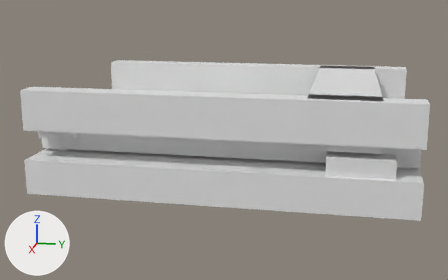
The glTF model assets/source/infrastructure/directorate/conveyors/models/io_in/flowing_lod2.glb: old version first, new version second.
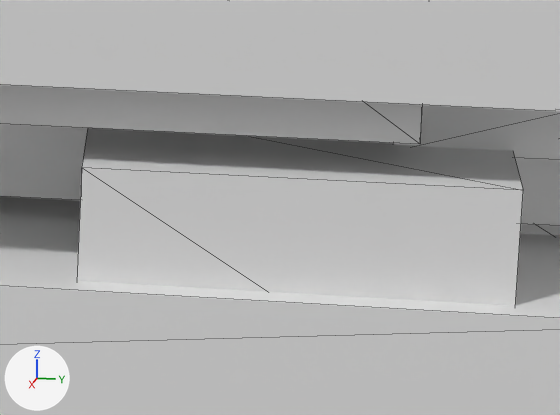
Each version appears first whole from a 50 mm camera at (0.3955, 0.0703, 0.4065) aimed at (0.0043, -0.0079, 0.3087), and next in a close-up on the part from 70% to 90% of the width and 47% to 70% of the height. Every picture has the same lights, and +X, +Y and +Z are marked at lower left. The last two pictures show the newer version. The close-ups show mesh edges as thin lines. Vertices at exactly the same position are counted once.

Before the edit, the objects in view are built like this:
```python
me_flowing_lod2 = bpy.data.meshes.new('flowing_lod2')
me_flowing_lod2.from_pydata(...)  # 132 vertices, 208 faces; spans x -0.078..0.078, y -0.111..0.111, z 0.289..0.35
ob_flowing_lod2 = bpy.data.objects.new('flowing_lod2', me_flowing_lod2)
ob_flowing_lod2.location = (0.0, 0.0, 0.0)
```
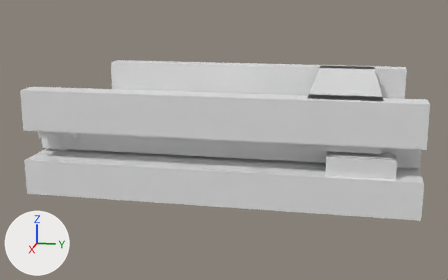
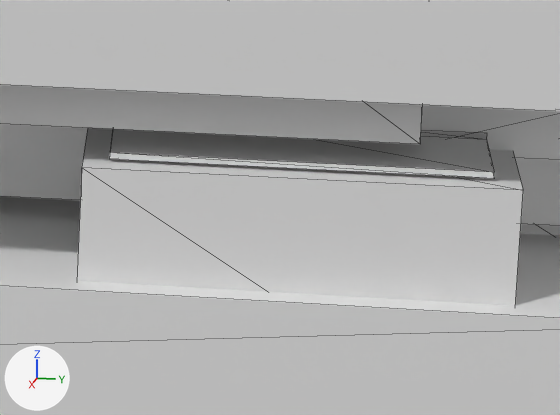
Boxes (x1, y1, x2, y2) around the edits, measured in the close-ups (560 x 415 px):
part 1 of me_flowing_lod2, added: after (109, 129, 494, 179)
part 2 of me_flowing_lod2, added: after (421, 130, 487, 139)

What the commit changed:
me_flowing_lod2 is used by ob_flowing_lod2; location (0.0, 0.0, 0.0).
me_flowing_lod2 had 132 vertices, 208 faces and spanned x -0.078..0.078, y -0.111..0.111, z 0.289..0.35.
me_flowing_lod2 now has 148 vertices, 232 faces and spans x -0.078..0.078, y -0.111..0.111, z 0.289..0.35.
me_flowing_lod2 part 1: a new loose piece, a box spanning x 0.05556..0.07278, y 0.06333..0.095, z 0.31972..0.32028.
me_flowing_lod2 part 2: a new loose piece, a box spanning x 0.05556..0.06222, y 0.08667..0.095, z 0.32033..0.32089.
